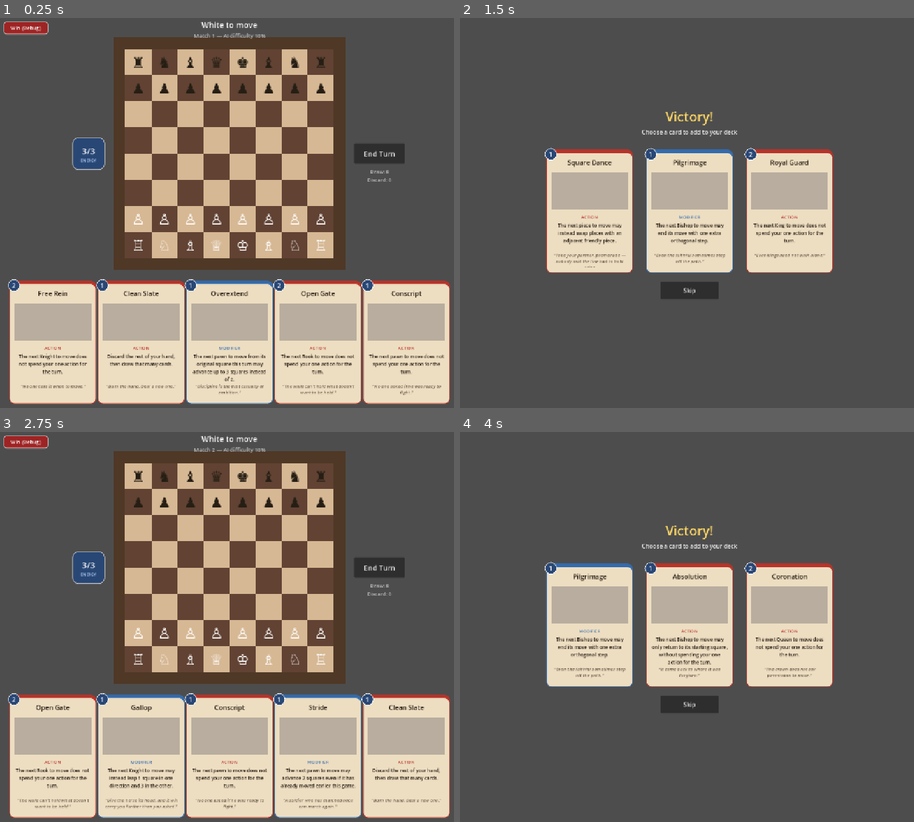
Above: before the commit, frames 1-4 (two rows, left to right).
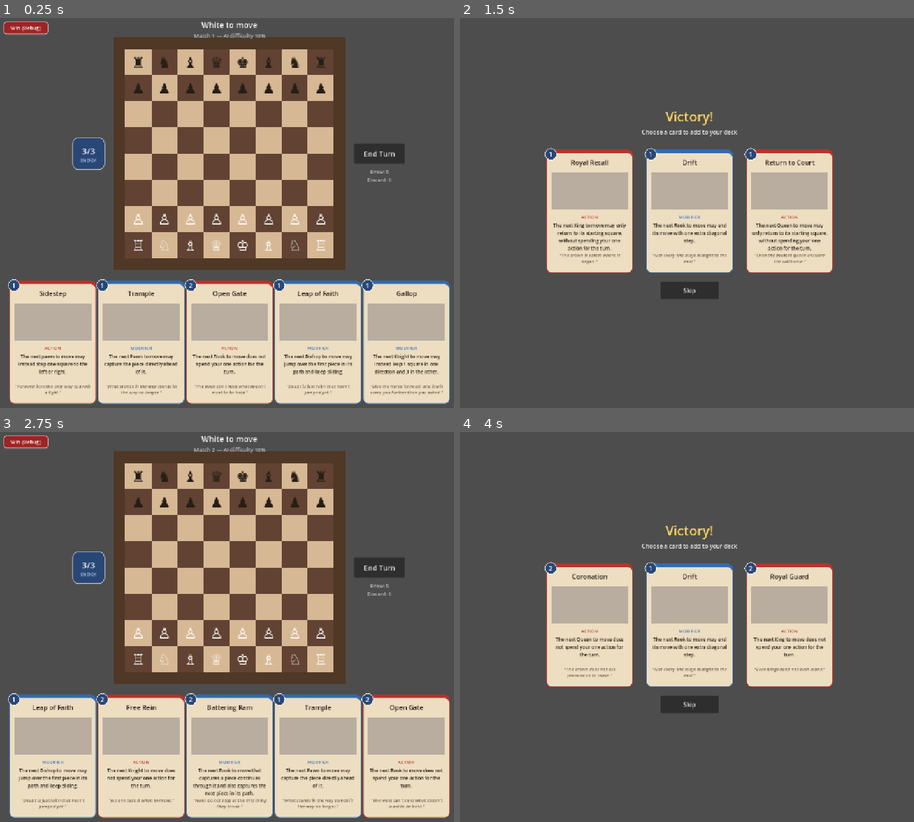
Above: after the commit, the same moments.

Repository: mwc018/ChessDeckbuilder
Game: Godot game, scene res://scenes/Match.tscn
Two runs of this game, one before a commit and one after it. Both use one fixed random seed, a clock stepped at 60 frames per second and the inputs below.
Inputs:
- Up to frame 1 (0.25 s): no input
- Up to frame 2 (1.5 s): click "End Turn" at 0.5 s; click "Win (Debug)" at 1.25 s
- Up to frame 3 (2.75 s): click "Skip" at 2 s
- Up to frame 4 (4 s): click "End Turn" at 2.75 s; click "Win (Debug)" at 3.5 s

The runs differ from the first frame. In frame 1, 3.4% of the frame differs, in the area x 2-100%, y 39-99%; in frame 2, 1.6%; in frame 3, 3.2%; in frame 4, 2.0%.

Commit message:
Add March, a Power card that gives pawns a permanent 2-square advance
Powers are unique: playing one skips the discard pile entirely so it
can't be reshuffled back in for the rest of the round. March itself
lives in the reward pool alongside Clean Slate, Drift, and Conscript
rather than the starting deck.

Co-Authored-By: Claude Sonnet 5 <noreply@anthropic.com>

Diff:
--- /dev/null
+++ b/scenes/cards/March.tscn
@@ -0,0 +1,10 @@
+[gd_scene format=3]
+
+[ext_resource type="PackedScene" path="res://scenes/Card.tscn" id="1_card"]
+
+[node name="March" instance=ExtResource("1_card")]
+card_name = "March"
+cost = 2
+card_type = 2
+description = "Pawns can always move 2 squares forward. This effect lasts for the rest of the round."
+flavor_text = "\"No ground is too far to cover.\""
--- a/scripts/Board.gd
+++ b/scripts/Board.gd
@@ -282,6 +282,16 @@
 # likewise never survives past end_turn(). A Modifier card, not an ACTION —
 # it spends the player's one action like any other Bishop move.
 var pending_pilgrimage: bool = false
+
+# Set by playing March, a Power card. Unlike every pending_* flag above,
+# this is never cleared by end_turn()/_finish_move() — Powers are unique and
+# permanent for the rest of the round once played (see _drop_data, which
+# skips discarding a Power card so it can't be reshuffled back into the
+# draw pile either). Lets the human's own pawns advance 2 squares forward
+# on any move, not just from their original square (see
+# _add_march_destination). Only reset in reset_game(), i.e. at the start of
+# a new round.
+var march_active: bool = false
 
 # The resource cards cost to play. Refills to MAX_ENERGY at the start of
 # each of the player's turns; spent energy otherwise carries through the
@@ -364,6 +374,7 @@
     pending_gallop = false
     pending_leap_of_faith = false
     pending_pilgrimage = false
+    march_active = false
     energy = MAX_ENERGY
     energy_changed.emit(energy, MAX_ENERGY)
     actions_remaining = MAX_ACTIONS
@@ -560,7 +571,12 @@
     if card == null or not is_instance_valid(card):
         return
     _apply_card_effect(card.card_name)
-    discard_card_name(card.card_name)
+    # Power cards are unique: once played they're gone for the rest of the
+    # round, not just discarded. Skipping discard_card_name here keeps them
+    # out of both piles entirely, so a discard-pile reshuffle can never deal
+    # one back out again this round.
+    if card.card_type != card.CardType.POWER:
+        discard_card_name(card.card_name)
     energy -= card.cost
     energy_changed.emit(energy, MAX_ENERGY)
     card_played.emit(card)
@@ -699,6 +715,8 @@
         pending_leap_of_faith = true
     elif card_name == "Pilgrimage" and current_turn == PLAYER_COLOR:
         pending_pilgrimage = true
+    elif card_name == "March" and current_turn == PLAYER_COLOR:
+        march_active = true
 
 func _on_square_input(event: InputEvent, coord: String) -> void:
     if game_over or awaiting_promotion:
@@ -1332,6 +1350,8 @@
         _add_overextend_destination(from_coord, state, is_white, result)
     if pending_stride and symbol == "♙":
         _add_stride_destination(from_coord, state, is_white, result)
+    if march_active and symbol == "♙":
+        _add_march_destination(from_coord, state, is_white, result)
     if pending_square_dance:
         _add_square_dance_destinations(from_coord, state, is_white, result)
     if pending_trample and symbol == "♙":
@@ -1703,6 +1723,40 @@
     result["destinations"] = destinations
     result["paths"] = paths
 
+# March: whatever rank this pawn is currently on (not just its original
+# rank), if the square directly ahead is empty and safe and the square
+# beyond that is also empty and safe, add the two-square advance as an extra
+# destination/path square. Unlike Stride (a one-time "next move" window)
+# march_active never gets cleared by a move happening — it's a permanent
+# Power effect, so this runs every time a pawn's moves are collected for the
+# rest of the round. A pawn still on its original rank already has this move
+# naturally via the base pawn-move generator, so this simply does nothing
+# new for it. Only reachable from _collect_legal_moves_for_piece (the human
+# preview/selection entry point), never from the AI/attack-detection paths,
+# so this can't affect the AI's search or leak the bonus onto the opponent's
+# pawns.
+func _add_march_destination(from_coord: String, state: Dictionary, is_white: bool, result: Dictionary) -> void:
+    var file_char: String = from_coord.substr(0, 1)
+    var rank_number: int = int(from_coord.substr(1))
+    var direction: int = 1 if is_white else -1
+    var one_step_coord: String = _advance_coord(file_char, rank_number, 0, direction)
+    var two_step_coord: String = _advance_coord(file_char, rank_number, 0, direction * 2)
+    if one_step_coord == "" or two_step_coord == "":
+        return
+    if _piece_exists_at(one_step_coord, state) or _piece_exists_at(two_step_coord, state):
+        return
+    var destinations: Array[String] = result.get("destinations", [])
+    if two_step_coord in destinations:
+        return
+    if _move_leaves_king_in_check(from_coord, two_step_coord, is_white, state):
+        return
+    destinations.append(two_step_coord)
+    var paths: Array[String] = result.get("paths", [])
+    if not (one_step_coord in paths):
+        paths.append(one_step_coord)
+    result["destinations"] = destinations
+    result["paths"] = paths
+
 # Trample: a pawn normally can't move straight ahead onto an occupied square
 # at all (friend or foe alike blocks it) — this adds the square directly
 # ahead as a capturing destination if an enemy piece sits there, regardless
--- a/scripts/CardCatalog.gd
+++ b/scripts/CardCatalog.gd
@@ -34,6 +34,7 @@
     "Coronation": preload("res://scenes/cards/Coronation.tscn"),
     "Royal Guard": preload("res://scenes/cards/RoyalGuard.tscn"),
     "Sanctuary": preload("res://scenes/cards/Sanctuary.tscn"),
+    "March": preload("res://scenes/cards/March.tscn"),
 }
 
 # The singleton starting deck — one copy of each card a run begins with.
@@ -44,7 +45,7 @@
 # in CARD_SCENES above and fully working, just not part of the starting
 # deck.
 const STARTING_DECK_CARD_NAMES: Array[String] = [
-    "Overextend", "Battering Ram", "Stride", "Gallop", "Trample", "Sidestep", "Free Rein", "Open Gate", "Divine Exception", "Leap of Faith", "Clean Slate", "Drift", "Conscript",
+    "Overextend", "Battering Ram", "Stride", "Gallop", "Trample", "Sidestep", "Free Rein", "Open Gate", "Divine Exception", "Leap of Faith",
 ]
 
 # The pool the victory screen's 3-card draft draws from — the cards left
@@ -57,5 +58,5 @@
 const REWARD_POOL_CARD_NAMES: Array[String] = [
     "Square Dance", "Homecoming", "Withdrawal", "Absolution",
     "Return to Court", "Royal Recall", "Pilgrimage", "Coronation",
-    "Royal Guard", "Sanctuary",
+    "Royal Guard", "Sanctuary", "March", "Clean Slate", "Drift", "Conscript",
 ]
Not shown, changed: CARD_IDEAS.md
